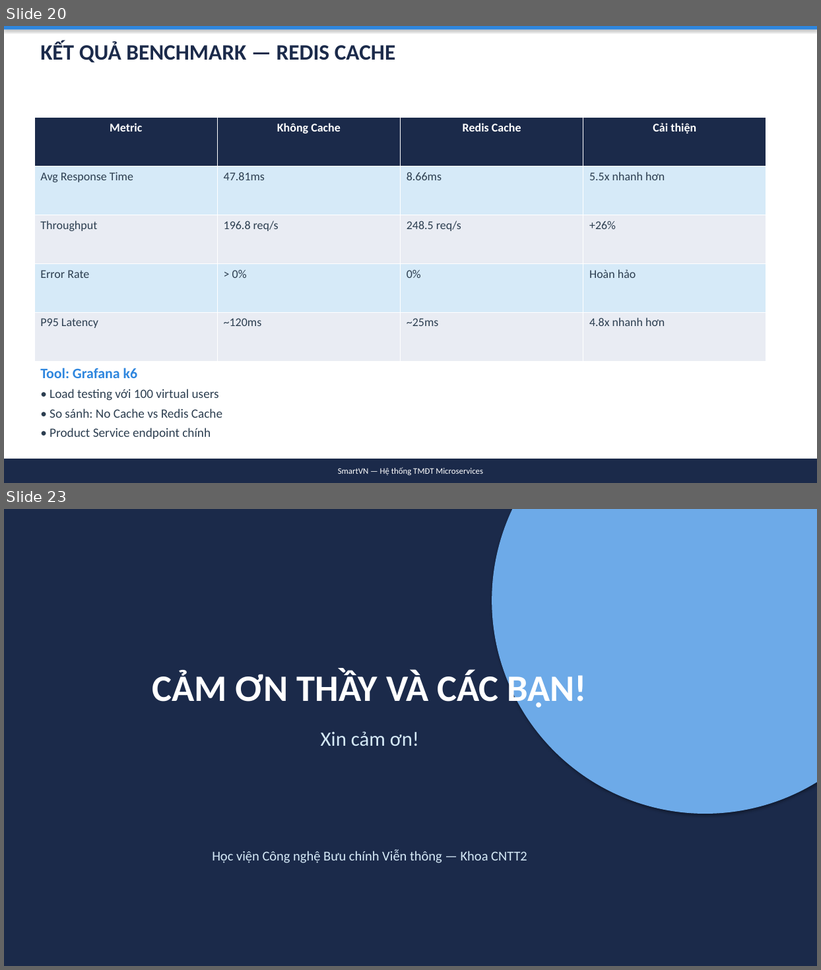
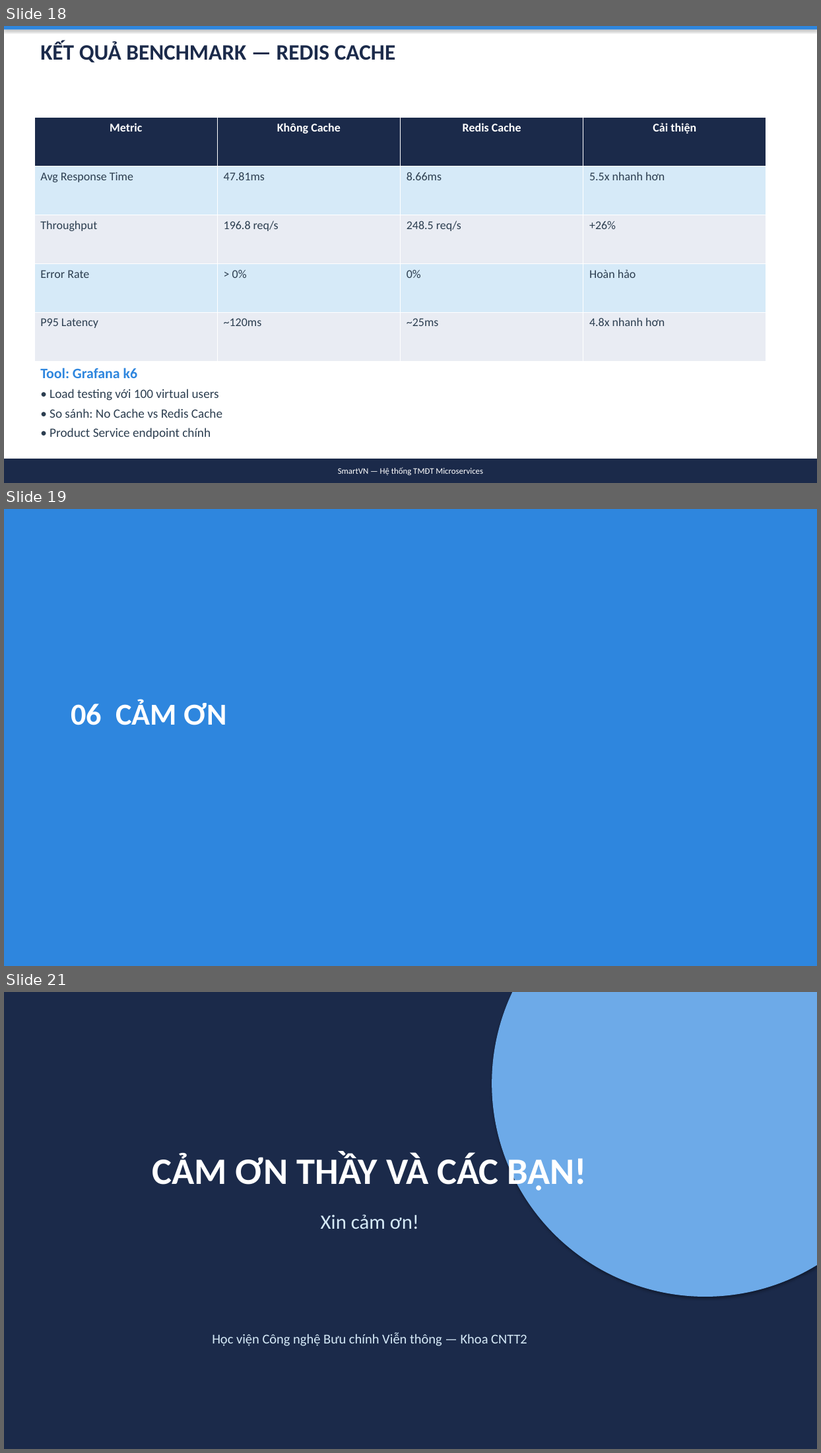
Before and after one commit to simasangggg/smartvn-report, a slide deck: SmartVN-Slides.pptx. Shown one above the other, each under a label of ours: slides 20 and 23 before the commit, slides 18, 19 and 21 after it; the slides between them are not shown. The pictures are 821x970 and 821x1453 pixels, drawn with LibreOffice and Linux fonts; fonts in the diff are those of the drawing. Boxes give left, top, right and bottom in pixels: in the first picture for what was removed or moved away, otherwise in the second. Text is boxed around its words. In the diff, an @@ line names an element or a change of style, - is before the commit and + after.

```diff
--- a/SmartVN-Slides.pptx
+++ b/SmartVN-Slides.pptx
@@ slide 19 added at box(4, 509, 817, 966), background #2E86DE @@
@@ text added at box(71, 700, 227, 725), 36 pt, text #FFFFFF, bold @@
+06 CẢM ƠN
@@ what was slide 20 is now slide 18 @@
@@ what was slide 23 is now slide 21 @@
```
Also in this commit, not shown: 9 slides changed, 3 slides removed, 5 other files.
